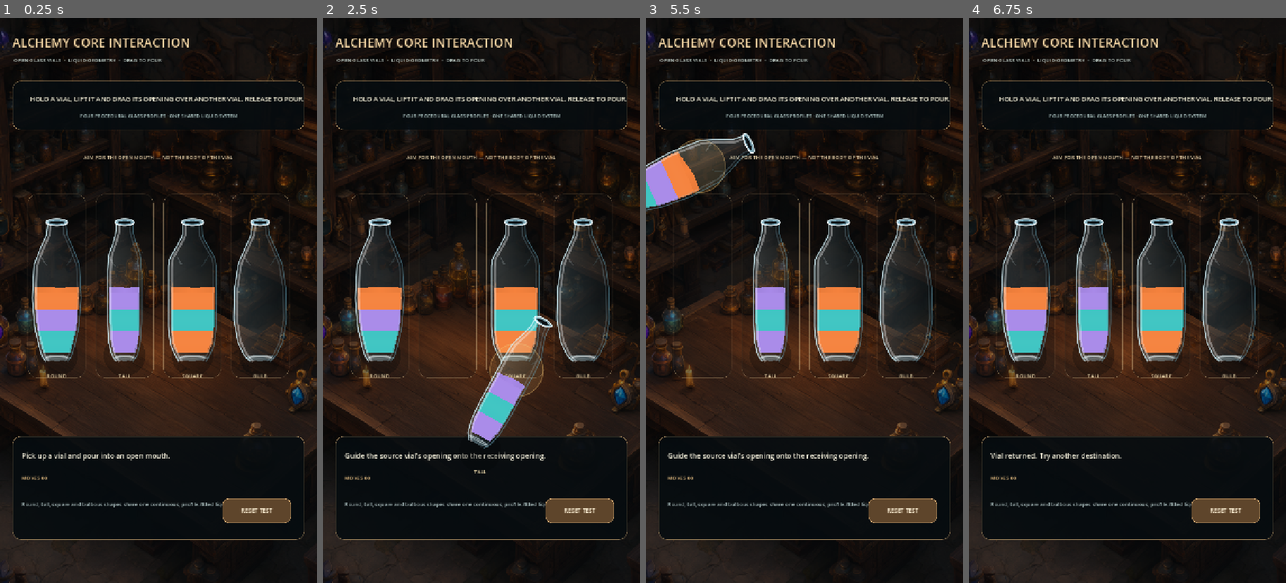
Above: before the commit, frames 1-4 (left to right).
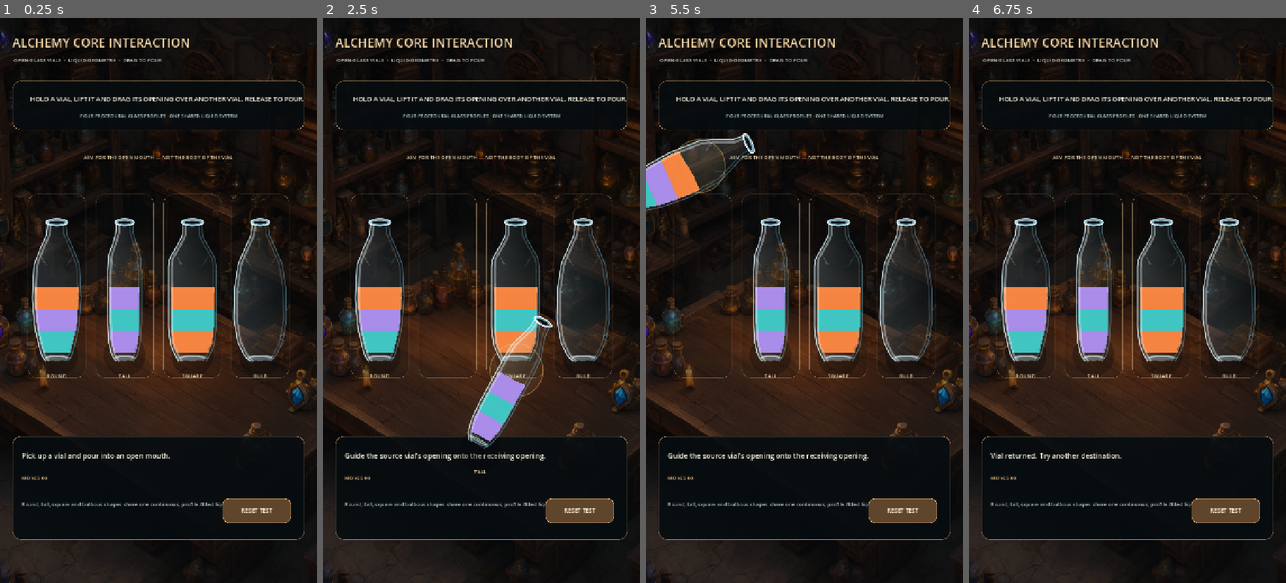
Above: after the commit, the same moments.

Repository: Kryodo/spell-sort-game
Game: Godot game, scene res://scenes/alchemy_interaction_test.tscn
The game is run twice, just before and just after one commit, with the same random seed, the same clock (stepped at 60 frames per second) and the same inputs.
Inputs (mouse positions are in pixels of both pictures, inside the frame that each line leads up to):
- Up to frame 1 (0.25 s): no input
- Up to frame 2 (2.5 s): click "RESET TEST" at 0.5 s; tap Enter at 1.25 s; drag from (481, 300) to (513, 176) at 1.27 s; tap Space at 2 s; drag from (418, 328) to (465, 413) at 2.02 s
- Up to frame 3 (5.5 s): move the mouse to (836, 176) at 2.77 s; click (836, 176) at 2.92 s; tap Enter at 3.5, 5 s; drag from (788, 413) to (709, 215) at 3.52 s; tap Space at 4.25 s; move the mouse to (899, 385) at 4.27 s; click (899, 385) at 4.42 s; drag from (709, 215) to (756, 159) at 5.02 s
- Up to frame 4 (6.75 s): move the mouse to (1143, 300) at 5.77 s; click (1143, 300) at 5.92 s; tap Space at 6.5 s; drag from (1079, 159) to (1064, 328) at 6.52 s

The runs differ from the first frame. In frame 1, less than 0.1% of the frame differs, in the area x 17-64%, y 47-48%; in frame 2, less than 0.1%, in the area x 10-68%, y 47-66%; in frame 3, less than 0.1%; in frame 4, less than 0.1%.

Commit message:
Tune liquid surface motion and smooth the meniscus edge

Diff:
--- a/scripts/alchemy_bottle.gd
+++ b/scripts/alchemy_bottle.gd
@@ -22,6 +22,8 @@
 var _selected: bool = false
 var _targeted: bool = false
 var _dragging: bool = false
+var _drag_motion: bool = false
+var _surface_activity: float = 0.0
 var _lift: float = 0.0
 var _tilt: float = 0.0
 var _draw_scale: float = 1.0
@@ -66,12 +68,18 @@
 	queue_redraw()
 
 
+
 func set_feedback(selected: bool, targeted: bool, dragging: bool) -> void:
 	_selected = selected
 	_targeted = targeted
 	_dragging = dragging
-	queue_redraw()
-
+	if not dragging:
+		_drag_motion = false
+	queue_redraw()
+
+
+func set_drag_motion(active: bool) -> void:
+	_drag_motion = active and _dragging
 
 func set_pose(pose: Vector2) -> void:
 	var tilt_change: float = pose.y - _tilt
@@ -92,6 +100,7 @@
 
 func get_draw_scale() -> float:
 	return _draw_scale
+
 
 
 func reset_motion() -> void:
@@ -100,8 +109,9 @@
 	_draw_scale = 1.0
 	_slosh = 0.0
 	_slosh_velocity = 0.0
-	queue_redraw()
-
+	_drag_motion = false
+	_surface_activity = 0.0
+	queue_redraw()
 
 func trigger_slosh(strength: float = 0.12) -> void:
 	_slosh_velocity += strength
@@ -157,15 +167,23 @@
 	return dx * dx + dy * dy <= 1.0
 
 
+
 func _process(delta: float) -> void:
-	_wave_time += delta * 2.4
+	var target_activity: float = 0.0
+	if _dragging:
+		target_activity = 1.0 if _drag_motion else 0.34
+	elif _selected:
+		target_activity = 0.20
+
+	_surface_activity = move_toward(_surface_activity, target_activity, delta * 4.8)
+	_wave_time += delta * lerpf(1.25, 2.65, _surface_activity)
+
 	_slosh_velocity += (-_slosh * 15.0 - _slosh_velocity * 5.2) * delta
 	_slosh += _slosh_velocity * delta
 	_slosh = clampf(_slosh, -1.0, 1.0)
+
 	if absf(_slosh) > 0.001 or absf(_slosh_velocity) > 0.001 or _selected or _targeted or _liquid_level > 0.001:
-		# Filled vials keep redrawing so the liquid surface has subtle life at rest too.
 		queue_redraw()
-
 
 func _profile_points() -> Array[Vector2]:
 	var points: Array[Vector2] = []
@@ -388,6 +406,7 @@
 
 
 
+
 func _draw_liquid_band(
 	rect: Rect2,
 	top_ratio: float,
@@ -401,20 +420,28 @@
 	if not is_bottom:
 		bottom_y += LIQUID_BAND_OVERLAP_PIXELS
 
+	var surface_depth: float = 0.0
 	if is_surface:
-		# The moving surface is the top edge of the liquid volume itself.
-		# No independent line is drawn over it.
-		var surface_depth: float = minf(12.0, (bottom_y - top_y) * 0.34)
-		_draw_wavy_surface_fill(rect, top_y, top_y + surface_depth, liquid_color)
-		top_y += surface_depth - 0.6
-
-	var strip_height: float = (bottom_y - top_y) / float(LIQUID_BAND_STRIPS)
+		surface_depth = minf(12.0, maxf(0.0, bottom_y - top_y) * 0.34)
+
+	var body_top: float = top_y + surface_depth - 0.6 if is_surface else top_y
+	var strip_height: float = (bottom_y - body_top) / float(LIQUID_BAND_STRIPS)
 	if strip_height <= 0.5:
 		return
 
+	if is_surface:
+		var first_strip_bottom: float = body_top + strip_height + 1.5
+		_draw_wavy_surface_fill(
+			rect,
+			top_y,
+			body_top + 0.8,
+			first_strip_bottom,
+			liquid_color
+		)
+
 	for strip_index in range(LIQUID_BAND_STRIPS):
-		var strip_top: float = top_y + strip_height * float(strip_index)
-		var strip_bottom: float = minf(bottom_y, top_y + strip_height * float(strip_index + 1) + 1.5)
+		var strip_top: float = body_top + strip_height * float(strip_index)
+		var strip_bottom: float = minf(bottom_y, body_top + strip_height * float(strip_index + 1) + 1.5)
 		var strip_top_ratio: float = (strip_top - rect.position.y) / rect.size.y
 		var strip_bottom_ratio: float = (strip_bottom - rect.position.y) / rect.size.y
 		var half_width_ratio: float = _get_min_profile_width(strip_top_ratio, strip_bottom_ratio)
@@ -449,40 +476,66 @@
 		)
 
 
-func _draw_wavy_surface_fill(rect: Rect2, surface_y: float, fill_bottom: float, liquid_color: Color) -> void:
+func _draw_wavy_surface_fill(
+	rect: Rect2,
+	surface_y: float,
+	fill_bottom: float,
+	first_strip_bottom: float,
+	liquid_color: Color
+) -> void:
 	if fill_bottom <= surface_y + 1.0:
 		return
 
-	var surface_ratio: float = (surface_y - rect.position.y) / maxf(1.0, rect.size.y)
-	var bottom_ratio: float = (fill_bottom - rect.position.y) / maxf(1.0, rect.size.y)
-	var half_width_ratio: float = _get_min_profile_width(surface_ratio - 0.008, bottom_ratio + 0.008)
-	var half_width: float = rect.size.x * half_width_ratio - LIQUID_WALL_INSET_PIXELS
+	var height: float = maxf(1.0, rect.size.y)
+	var maximum_wave: float = 0.35 + _surface_activity * 2.25 + absf(_slosh) * 1.35
+	var secondary_wave: float = 0.08 + _surface_activity * 0.62 + absf(_slosh) * 0.55
+	var wave_frequency: float = lerpf(1.8, 3.2, _surface_activity)
+
+	var surface_ratio: float = surface_y / height
+	var lower_guard_ratio: float = (first_strip_bottom - rect.position.y) / height
+	var upper_guard_ratio: float = (surface_y - maximum_wave - rect.position.y) / height
+	var width_ratio: float = _get_min_profile_width(upper_guard_ratio, lower_guard_ratio)
+	var half_width: float = rect.size.x * width_ratio - LIQUID_WALL_INSET_PIXELS
 	if half_width <= 2.0:
 		return
 
-	var column_width: float = (half_width * 2.0) / float(LIQUID_SURFACE_COLUMNS)
-	var safe_bottom: float = fill_bottom
-	var maximum_wave: float = 1.4 + absf(_slosh) * 3.6
-
-	for column_index in range(LIQUID_SURFACE_COLUMNS):
-		var x_ratio: float = (float(column_index) + 0.5) / float(LIQUID_SURFACE_COLUMNS) * 2.0 - 1.0
-		var wave_primary: float = sin(_wave_time * 1.75 + x_ratio * 3.4) * maximum_wave
-		var wave_secondary: float = sin(_wave_time * 2.45 - x_ratio * 7.2) * absf(_slosh) * 1.15
-		var tilt_offset: float = clampf(-tan(_tilt) * x_ratio * half_width * 0.045, -4.5, 4.5)
-		var moving_surface_y: float = surface_y + wave_primary + wave_secondary + tilt_offset
-		moving_surface_y = clampf(moving_surface_y, surface_y - 6.0, safe_bottom - 2.0)
-
-		var x: float = rect.get_center().x - half_width + float(column_index) * column_width
-		var fill_rect := Rect2(
-			x - LIQUID_SURFACE_OVERLAP_PIXELS * 0.5,
-			moving_surface_y,
-			column_width + LIQUID_SURFACE_OVERLAP_PIXELS,
-			safe_bottom - moving_surface_y
-		)
-
-		var edge_factor: float = absf(x_ratio)
-		var shaded_color: Color = liquid_color.lerp(liquid_color.darkened(0.22), edge_factor * 0.25)
-		draw_rect(fill_rect, shaded_color, true, -1.0, false)
+	var top_edge := PackedVector2Array()
+	var bottom_edge := PackedVector2Array()
+	var surface_count: int = LIQUID_SURFACE_COLUMNS
+
+	for point_index in range(surface_count + 1):
+		var normalized_x: float = float(point_index) / float(surface_count) * 2.0 - 1.0
+		var x: float = rect.get_center().x + normalized_x * half_width
+		var edge_envelope: float = sin((normalized_x + 1.0) * PI * 0.5)
+		edge_envelope = pow(maxf(0.0, edge_envelope), 0.55)
+
+		var wave_one: float = sin(_wave_time * wave_frequency + normalized_x * 3.1) * maximum_wave
+		var wave_two: float = sin(_wave_time * (wave_frequency * 1.37) - normalized_x * 6.3) * secondary_wave
+		var tilt_offset: float = clampf(-tan(_tilt) * normalized_x * half_width * 0.035, -3.0, 3.0)
+		var wave_offset: float = (wave_one + wave_two) * edge_envelope + tilt_offset
+		var moving_surface_y: float = clampf(surface_y + wave_offset, surface_y - maximum_wave - 0.6, fill_bottom - 1.5)
+
+		top_edge.append(Vector2(x, moving_surface_y))
+		bottom_edge.append(Vector2(x, fill_bottom))
+
+	var surface_polygon := PackedVector2Array()
+	for point in top_edge:
+		surface_polygon.append(point)
+	for index in range(bottom_edge.size() - 1, -1, -1):
+		surface_polygon.append(bottom_edge[index])
+
+	var surface_color: Color = liquid_color.lerp(liquid_color.lightened(0.18), 0.16)
+	draw_colored_polygon(surface_polygon, surface_color)
+
+	# A very soft antialiased glint follows the exact filled boundary. It is not
+	# an independent flat line: its points are the polygon's animated top edge.
+	var edge_color := Color(
+		minf(1.0, surface_color.r * 1.18),
+		minf(1.0, surface_color.g * 1.18),
+		minf(1.0, surface_color.b * 1.18),
+		0.24 + _surface_activity * 0.06
+	)
+	draw_polyline(top_edge, edge_color, 1.35, true)
 
 func _is_safe_convex_quad(points: PackedVector2Array) -> bool:
 	if points.size() != 4:
